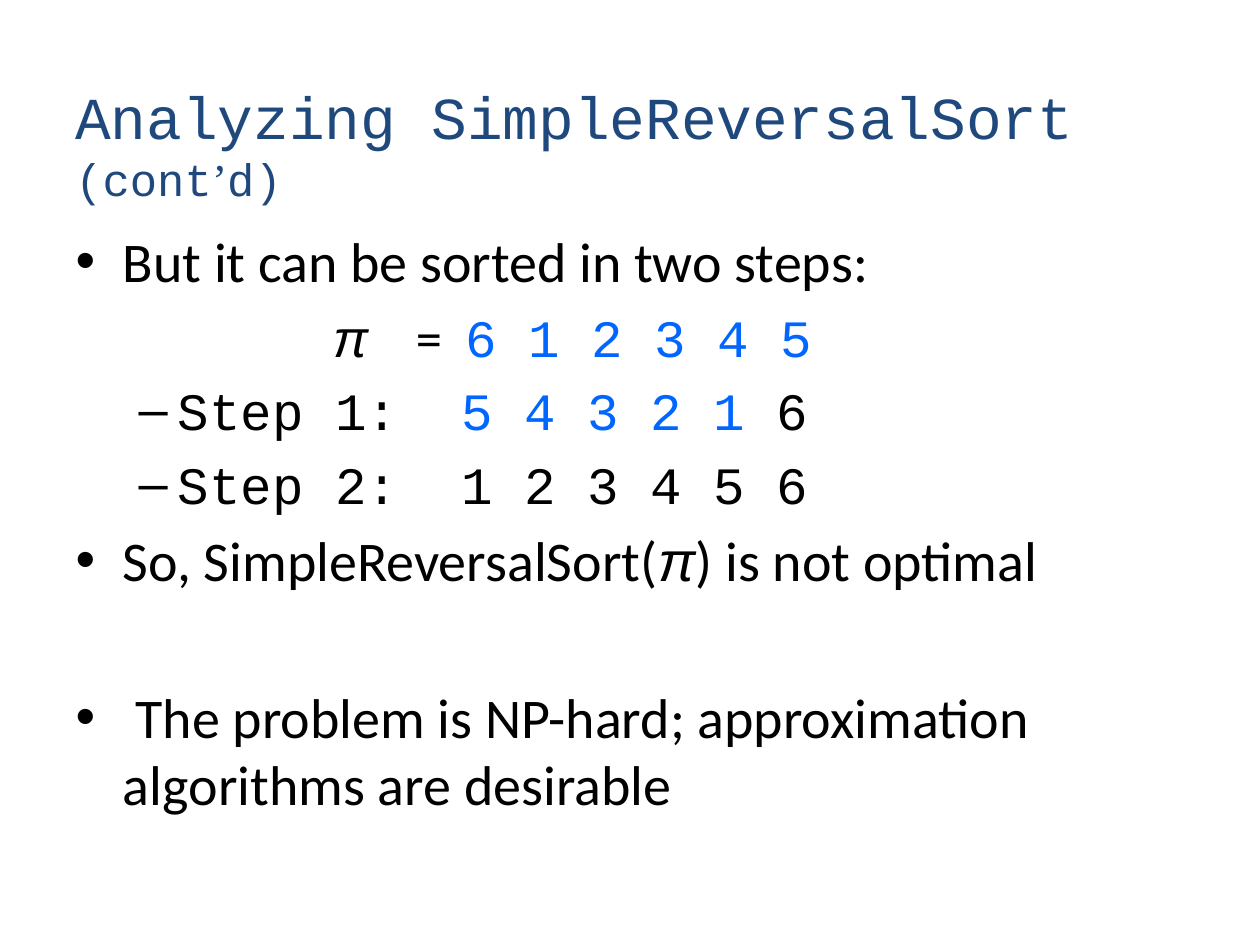
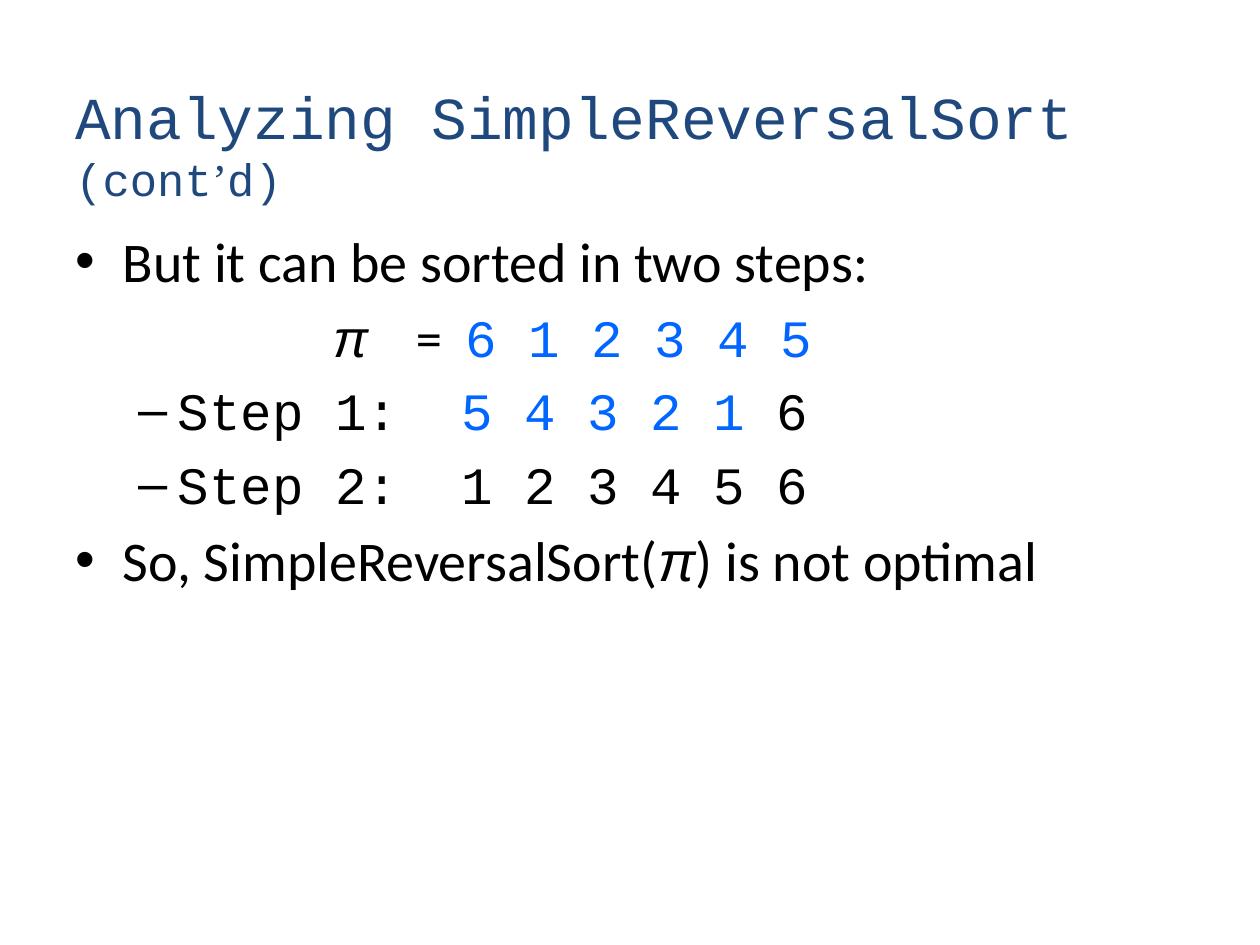
Before and after one commit to haochenhc/haochenhc.github.io, a slide deck: slide 49 of cs502/slides/03_genome_rearrangement.pptx (slide 30 before the commit). Drawn at 1260x945 pixels with LibreOffice and Linux fonts; fonts in the diff are those of the drawing. Boxes give left, top, right and bottom in pixels: in the first picture for what was removed or moved away, otherwise in the second. Text is boxed around its words. In the diff, an @@ line names an element or a change of style, - is before the commit and + after.

```diff
--- a/cs502/slides/03_genome_rearrangement.pptx
+++ b/cs502/slides/03_genome_rearrangement.pptx
@@ text at <box>123,699,1029,815</box>: paragraph removed @@
-• The problem is NP-hard; approximation algorithms are desirable
```
Also in this commit, not shown: 3 other slides changed, 74 slides added, 1 other file.
